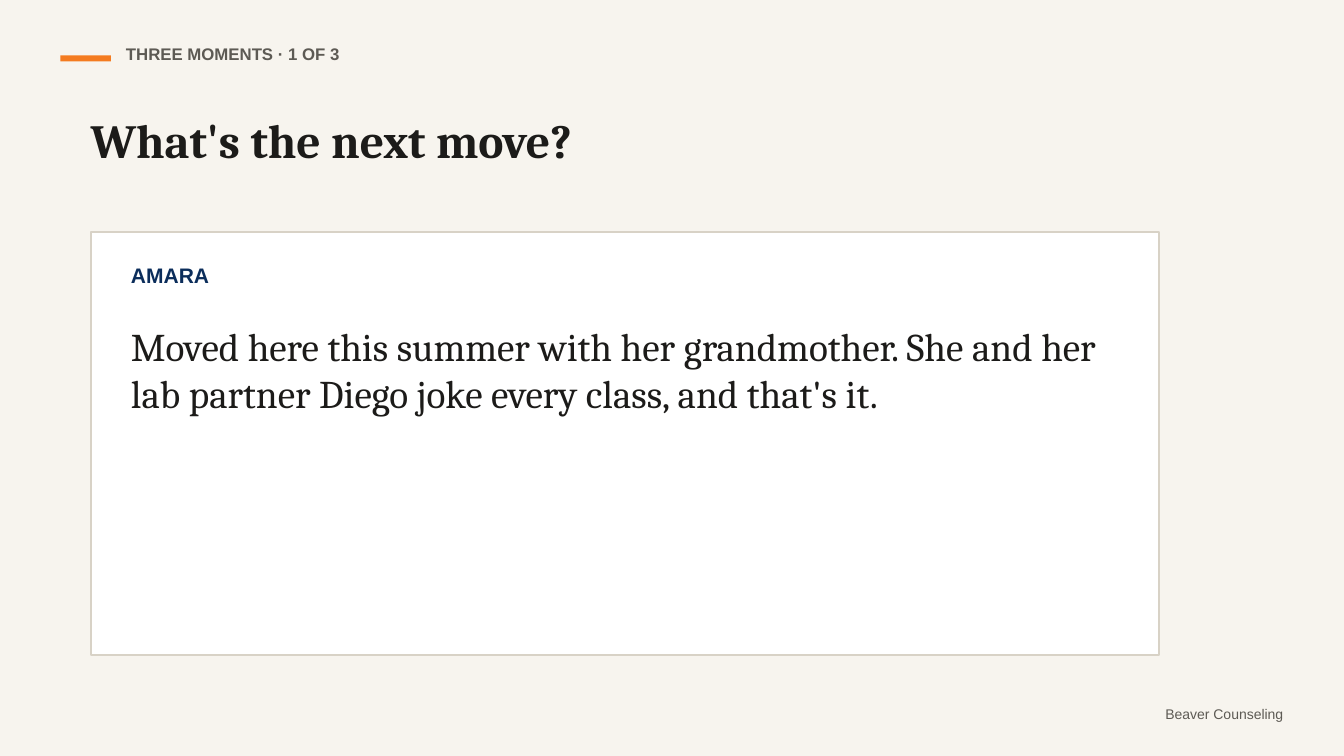
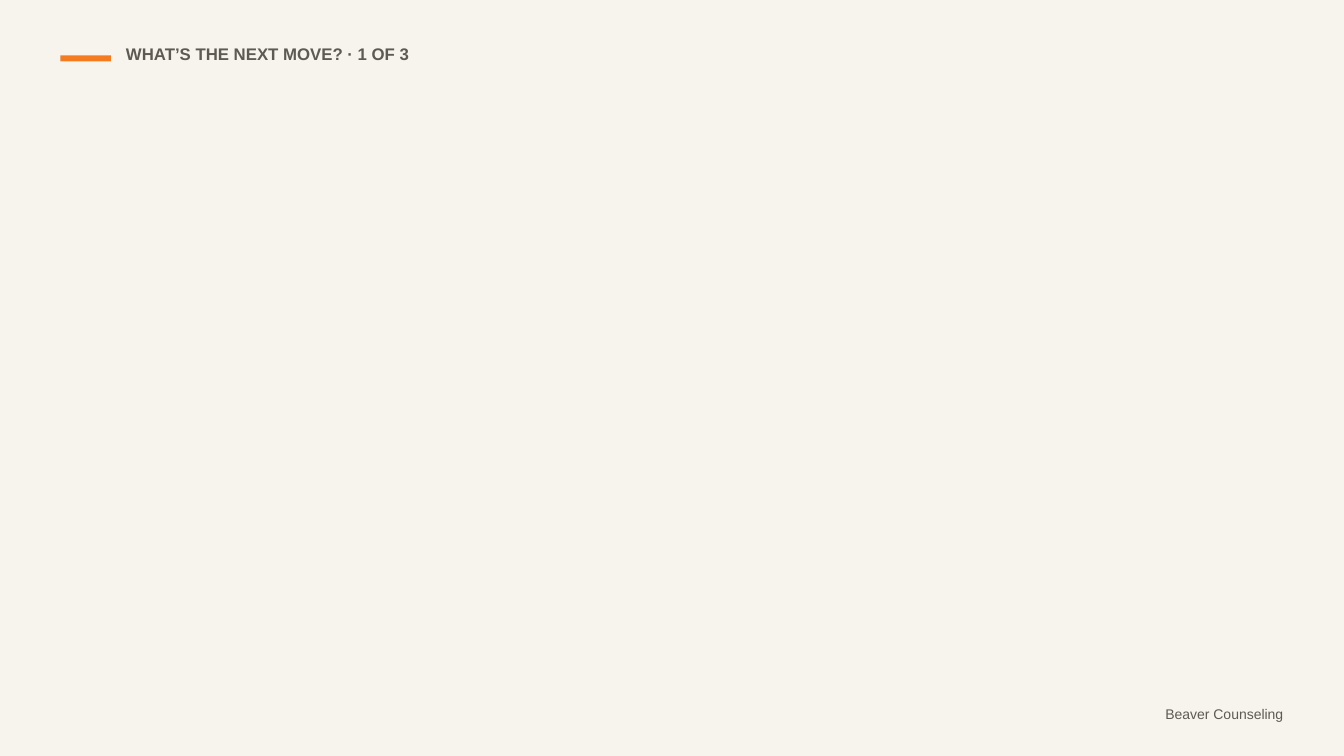
Before and after one commit to rmwtoolkit/bcds-toolkit, a slide deck: slide 17 of decks/finding-your-people-lesson-v2.pptx (slide 9 before the commit). Drawn at 1344x756 pixels with LibreOffice and Linux fonts; fonts in the diff are those of the drawing; background and template pictures are left out. Boxes give left, top, right and bottom in pixels: in the first picture for what was removed or moved away, otherwise in the second. Text is boxed around its words. In the diff, an @@ line names an element or a change of style, - is before the commit and + after.

```diff
--- a/decks/finding-your-people-lesson-v2.pptx
+++ b/decks/finding-your-people-lesson-v2.pptx
@@ text at [126, 48, 409, 60]: text changed @@
-THREE MOMENTS · 1 OF 3
+WHAT’S THE NEXT MOVE? · 1 OF 3
@@ text removed at [91, 124, 572, 159] @@
-What's the next move?
@@ rectangle removed at [91, 232, 1159, 655] @@
@@ text removed at [131, 268, 209, 283] @@
-AMARA
@@ text removed at [131, 333, 1095, 417] @@
-Moved here this summer with her grandmother. She and her lab partner Diego joke every class, and that's it.
```
Also in this commit, not shown: 9 other slides changed, 16 slides added, 4 slides removed, 2 other files.
